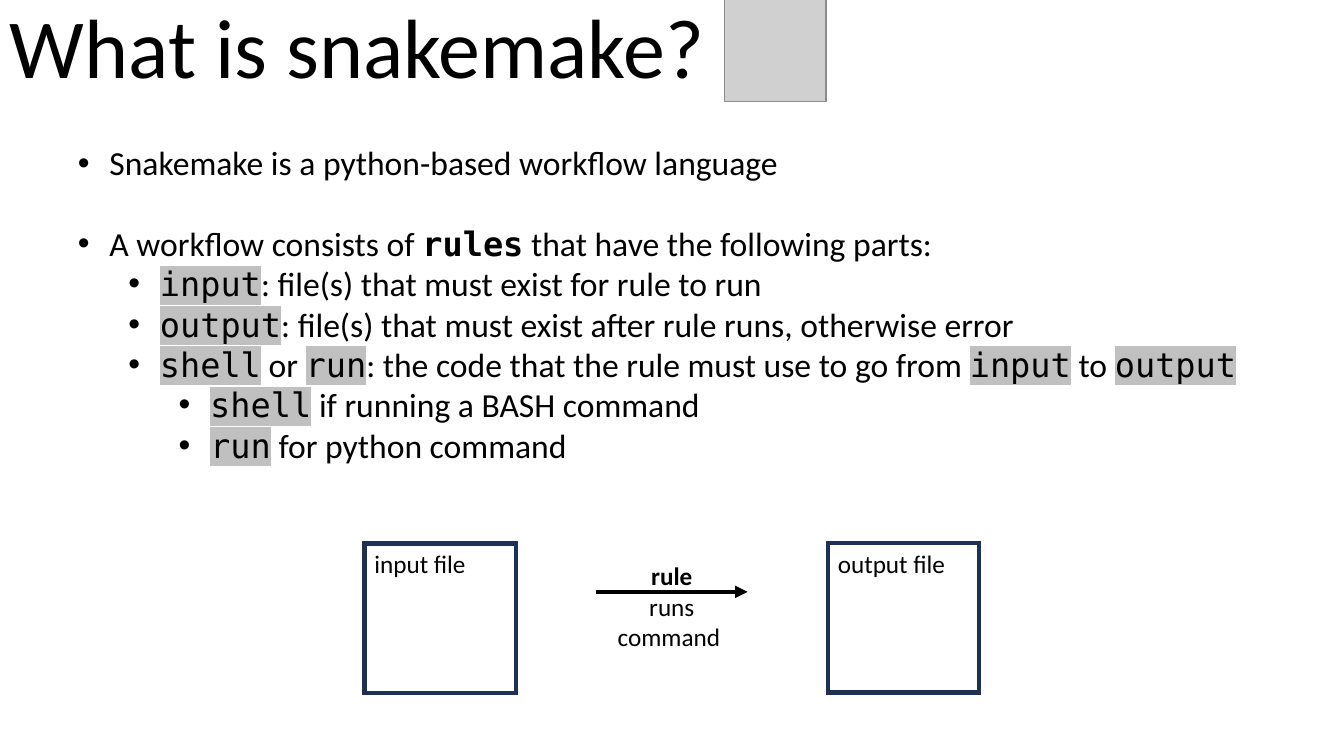
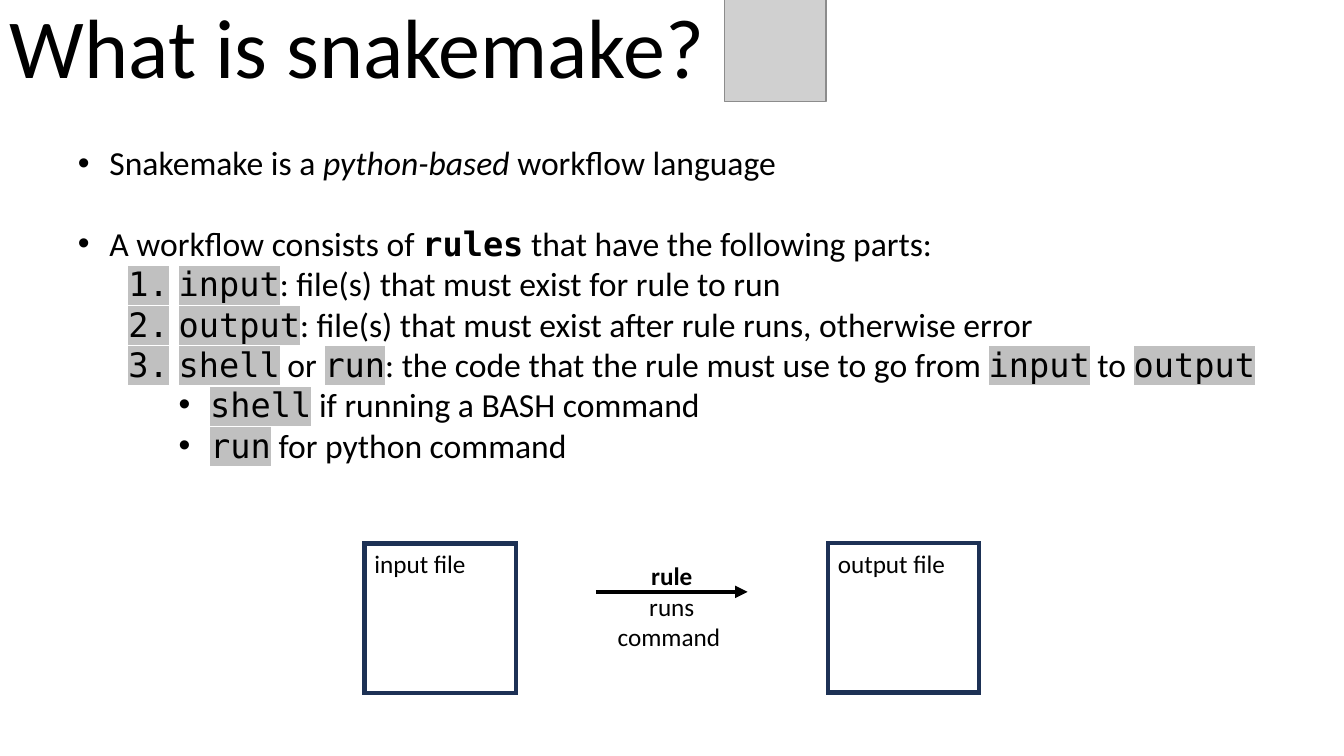
Before and after one commit to brian-arnold/intro_compbio_workflows_2024, a slide deck: slide 2 of slides/part2_snakemake.pptx. Drawn at 1344x756 pixels with LibreOffice and Linux fonts; fonts in the diff are those of the drawing; grey boxes stand for pictures. Boxes give left, top, right and bottom in pixels: in the first picture for what was removed or moved away, otherwise in the second. Text is boxed around its words. In the diff, an @@ line names an element or a change of style, - is before the commit and + after.

```diff
--- a/slides/part2_snakemake.pptx
+++ b/slides/part2_snakemake.pptx
@@ text at [109,151,1255,384]: italic on in "python-based"; bullet • to 1. @@
```
Also in this commit, not shown: 2 other slides changed, 2 other files.
